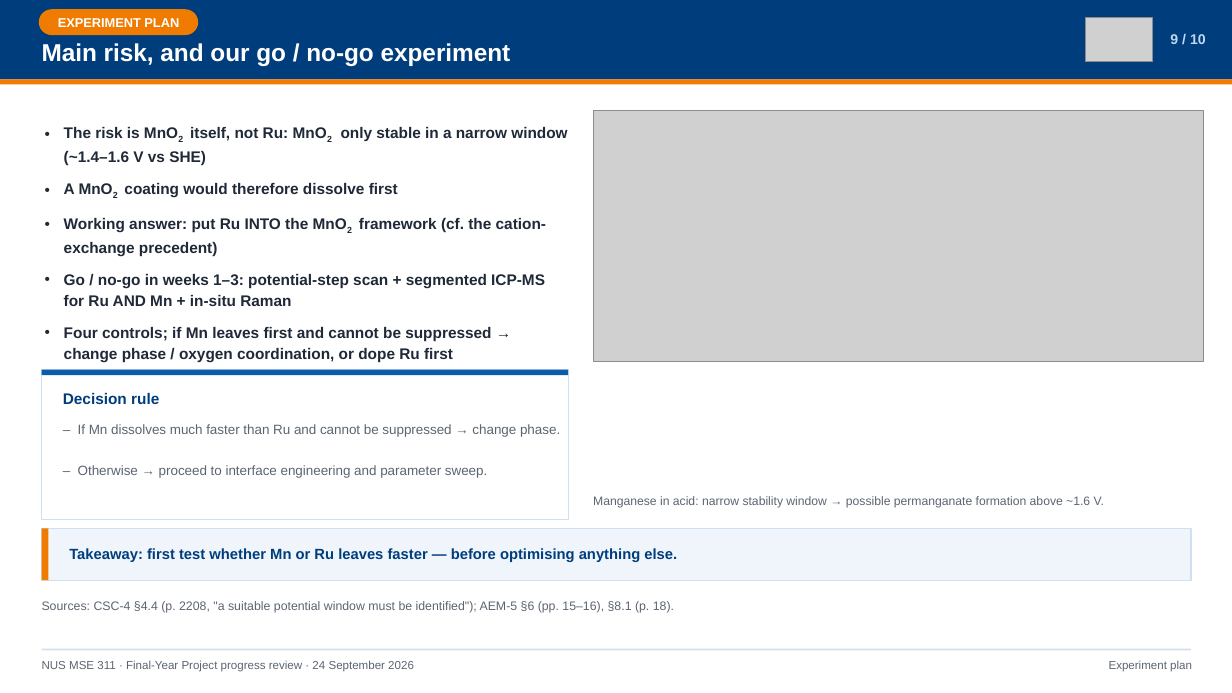
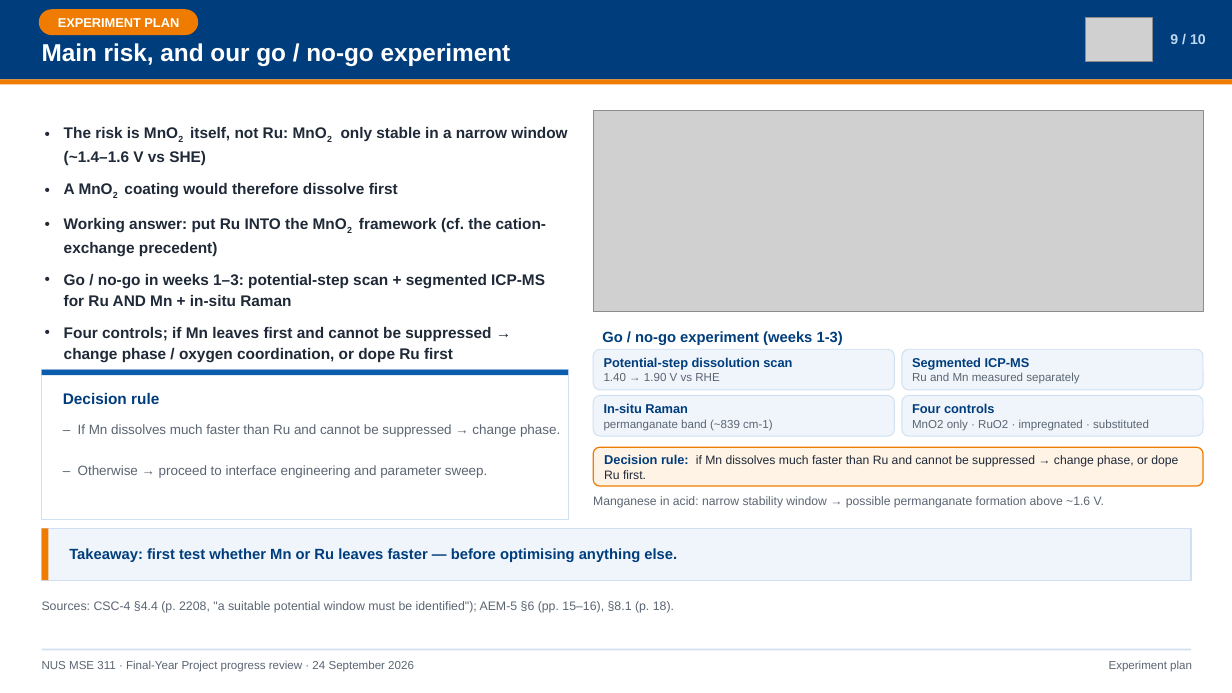
Before and after one commit to Oliver102259/test, a slide deck: slide 9 of FYP/9.24-pre-最终版.pptx. Drawn at 1232x693 pixels with LibreOffice and Linux fonts; fonts in the diff are those of the drawing; grey boxes stand for pictures. Boxes give left, top, right and bottom in pixels: in the first picture for what was removed or moved away, otherwise in the second. Text is boxed around its words. In the diff, an @@ line names an element or a change of style, - is before the commit and + after.

Commit message:
publish 9.24-pre-最终版.pptx

```diff
--- a/FYP/9.24-pre-最终版.pptx
+++ b/FYP/9.24-pre-最终版.pptx
@@ picture: place and size @@
-picture at [593, 111, 1203, 361]
+picture at [593, 111, 1203, 311]
@@ rounded rectangle added at [593, 349, 895, 390], fill #EFF5FB, outline #CFE0F2 0.75 pt, 10 pt, text #003D7C, bold @@
+Potential-step dissolution scan
+1.40 → 1.90 V vs RHE
@@ text added at [602, 331, 843, 345], 11.5 pt, text #003D7C, bold @@
+Go / no-go experiment (weeks 1-3)
@@ rounded rectangle added at [902, 349, 1203, 390], fill #EFF5FB, outline #CFE0F2 0.75 pt, 9 pt, text #5B6572 @@
+Segmented ICP-MS
+Ru and Mn measured separately
@@ rounded rectangle added at [593, 396, 895, 436], fill #EFF5FB, outline #CFE0F2 0.75 pt, 9 pt, text #5B6572 @@
+In-situ Raman
+permanganate band (~839 cm-1)
@@ rounded rectangle added at [902, 396, 1203, 436], fill #EFF5FB, outline #CFE0F2 0.75 pt, 9 pt, text #5B6572 @@
+Four controls
+MnO2 only · RuO2 · impregnated · substituted
@@ rounded rectangle added at [593, 447, 1203, 486], fill #FFF3E6, outline #EF7C00 0.9 pt, 9.5 pt, text #1F2937 @@
+Decision rule: if Mn dissolves much faster than Ru and cannot be suppressed → change phase, or dope Ru first.
```
